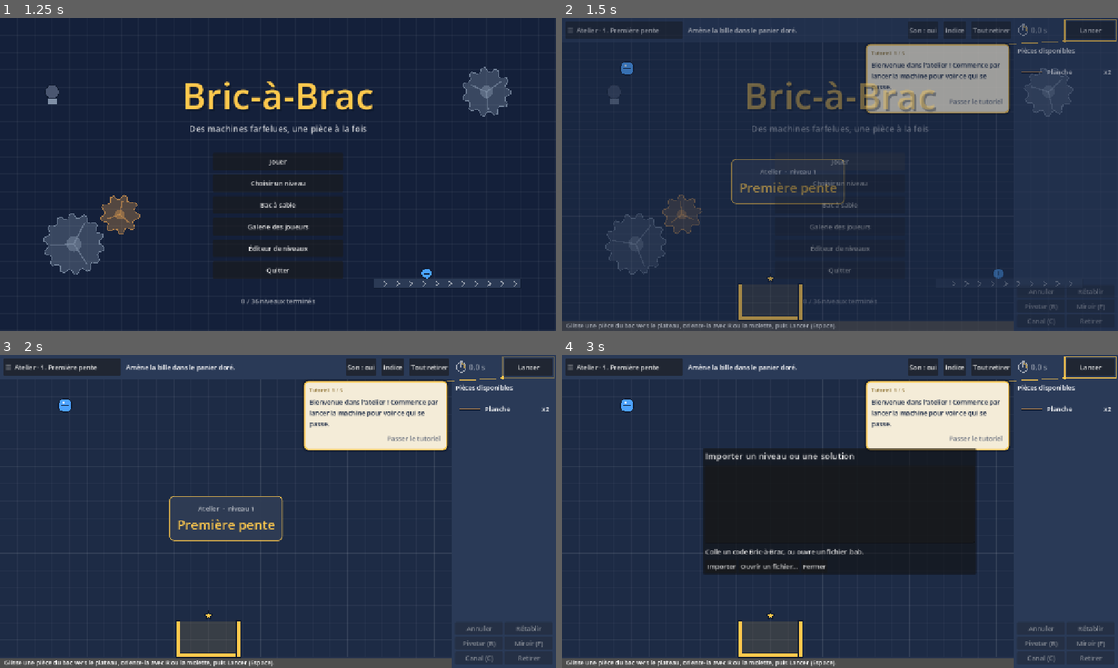
Above: before the commit, frames 1-4 (two rows, left to right).
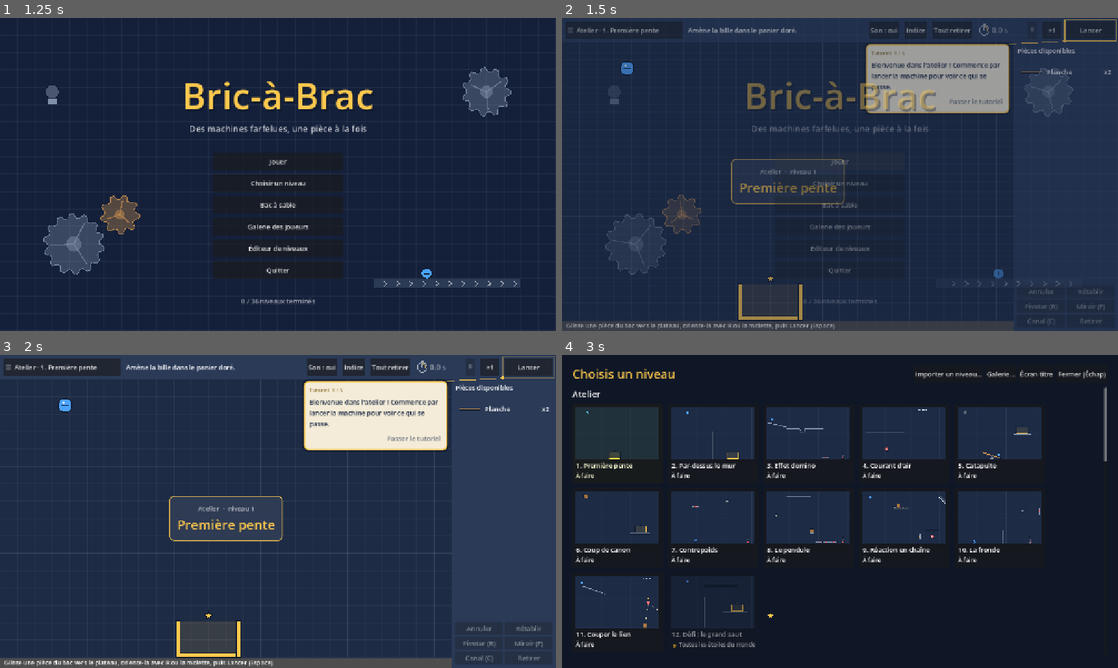
Above: after the commit, the same moments.

Repository: HackTechDev/bricabrac
Game: Godot game, scene res://scenes/main.tscn
The game is run twice, just before and just after one commit, with the same random seed, the same clock (stepped at 60 frames per second) and the same inputs.
Inputs (mouse positions are in pixels of both pictures, inside the frame that each line leads up to):
- Up to frame 1 (1.25 s): click (489, 30) at 0.5 s, where only the run after the commit has a clickable "×1"
- Up to frame 2 (1.5 s): click "Jouer" at 1.25 s
- Up to frame 3 (2 s): no input
- Up to frame 4 (3 s): click "☰ Atelier · 1. Première pente" at 2 s; click "Son : oui" at 2.75 s

Frame 1 is identical in both runs. In frame 2, 0.3% of the frame differs, in the area x 55-89%, y 1-6%; in frame 3, 1.2%; in frame 4, 70%, in the area x 0-100%, y 0-100%.

Commit message:
Simulation accélérée (×2, ×4) et pause
L'accélération multiplie les pas de physique par seconde sans changer leur
durée : le résultat est identique (vérifié sur les 36 solutions). La corde,
l'élastique et le vérificateur ne lisent plus la cadence du moteur. La pause
gèle le moteur physique et le plateau ; l'arrêt rend la cadence normale.

Co-Authored-By: Claude Opus 5.5 <noreply@anthropic.com>

Diff:
--- a/scripts/board.gd
+++ b/scripts/board.gd
@@ -5,6 +5,8 @@
 
 signal won
 signal inventory_changed
+## Lancement ou arrêt de la simulation.
+signal running_changed
 
 const SIZE := Vector2(1040, 640)
 const GRID := 10.0
@@ -365,6 +367,7 @@
 
 
 func _rebuild(run: bool) -> void:
+	var was_running := running
 	running = run
 	has_won = false
 	elapsed = 0.0
@@ -384,6 +387,8 @@
 				_make(entry)
 	if run:
 		_find_gear_pairs()
+	if run or was_running:
+		running_changed.emit()
 
 
 func _make(entry: Dictionary) -> Part:
--- a/scripts/main.gd
+++ b/scripts/main.gd
@@ -72,6 +72,11 @@
 var _level_select: LevelSelect
 var _run_button: Button
 var _clear_button: Button
+var _speed_button: Button
+var _pause_button: Button
+## Vitesse de la simulation (1, 2 ou 4), appliquée seulement pendant qu'elle tourne.
+var speed := 1
+var paused := false
 var _goal_label: Label
 var _status: Label
 var _bin: VBoxContainer
@@ -116,6 +121,7 @@
 	add_child(board)
 	board.won.connect(_on_won)
 	board.inventory_changed.connect(_refresh_bin)
+	board.running_changed.connect(_refresh_speed)
 	_rope_preview = Line2D.new()
 	_rope_preview.width = 2.5
 	_rope_preview.default_color = Color(RopePart.COLOR, 0.8)
@@ -326,6 +332,54 @@
 		_announce(shot)
 
 
+## Vitesse suivante : ×1, ×2, ×4, puis de nouveau ×1.
+func cycle_speed() -> void:
+	set_speed(2 if speed == 1 else 4 if speed == 2 else 1)
+
+
+func set_speed(value: int) -> void:
+	speed = value
+	_refresh_speed()
+
+
+func toggle_pause() -> void:
+	if board.running:
+		paused = not paused
+		_refresh_speed()
+
+
+func _exit_tree() -> void:
+	# Le moteur est global : on le rend tel qu'on l'a trouvé.
+	speed = 1
+	paused = false
+	Engine.time_scale = 1.0
+	Engine.physics_ticks_per_second = ProjectSettings.get_setting("physics/common/physics_ticks_per_second")
+	PhysicsServer2D.set_active(true)
+
+
+## Accélère la simulation sans changer son résultat : le moteur fait plus de pas par seconde,
+## mais chaque pas couvre toujours le même temps (1/120 s). En pause, le moteur physique et le
+## plateau sont gelés. À l'arrêt, tout revient à la normale pour l'interface.
+func _refresh_speed() -> void:
+	if not board.running:
+		paused = false
+	_pause_button.text = "▶" if paused else "⏸"
+	_pause_button.disabled = not board.running
+	_speed_button.text = "×%d" % speed
+	_apply_speed()
+
+
+func _apply_speed() -> void:
+	var base: int = ProjectSettings.get_setting("physics/common/physics_ticks_per_second")
+	var factor := speed if board.running and not paused else 1
+	Engine.time_scale = factor
+	Engine.physics_ticks_per_second = base * factor
+	Engine.max_physics_steps_per_frame = maxi(8, 4 * factor)
+	var frozen := board.running and paused
+	PhysicsServer2D.set_active(not frozen)
+	board.process_mode = Node.PROCESS_MODE_DISABLED if frozen else Node.PROCESS_MODE_INHERIT
+
+
 func toggle_run() -> void:
 	if replay_mode != "":
 		_finish_replay()
@@ -391,6 +445,10 @@
 			toggle_run()
 		KEY_M:
 			_toggle_sound()
+		KEY_P:
+			toggle_pause()
+		KEY_V:
+			cycle_speed()
 		KEY_TAB:
 			open_level_select()
 		KEY_G:
@@ -858,6 +916,18 @@
 
 	chrono = Chrono.new()
 	row.add_child(chrono)
+
+	_pause_button = Button.new()
+	_pause_button.focus_mode = Control.FOCUS_NONE
+	_pause_button.tooltip_text = "Met la simulation en pause, ou la reprend (P)"
+	_pause_button.pressed.connect(toggle_pause)
+	row.add_child(_pause_button)
+	_speed_button = Button.new()
+	_speed_button.focus_mode = Control.FOCUS_NONE
+	_speed_button.custom_minimum_size.x = 44
+	_speed_button.tooltip_text = "Vitesse de la simulation : ×1, ×2 ou ×4 (V)"
+	_speed_button.pressed.connect(cycle_speed)
+	row.add_child(_speed_button)
 
 	_run_button = Button.new()
 	_run_button.custom_minimum_size.x = 110
@@ -1060,6 +1130,7 @@
 
 func _refresh_controls() -> void:
 	_run_button.text = "Arrêter" if board.running else "Lancer"
+	_refresh_speed()
 	_clear_button.disabled = board.running
 	_gravity_button.visible = is_sandbox()
 	_wind_button.visible = is_sandbox()
--- a/scripts/parts/elastic_part.gd
+++ b/scripts/parts/elastic_part.gd
@@ -50,7 +50,8 @@
 	var force := STIFF * stretch + DAMP * maxf(rate, 0.0)
 	if force <= 0.0:
 		return
-	var impulse := force / Engine.physics_ticks_per_second
+	# Pas de physique, fixe même quand la simulation est accélérée.
+	var impulse := force * get_physics_process_delta_time()
 	for end in ends:
 		end.apply(impulse)
 
--- a/scripts/parts/rope_part.gd
+++ b/scripts/parts/rope_part.gd
@@ -179,7 +179,7 @@
 	if softness <= 0.0:
 		return
 	# Vitesse d'allongement autorisée : la corde peut se tendre, puis se rattrape si elle a trop cédé.
-	var dt := 1.0 / Engine.physics_ticks_per_second
+	var dt := get_physics_process_delta_time()  # Fixe, même en accéléré.
 	var allowed := -stretch / dt
 	if stretch > 0.0:
 		allowed = -minf(STIFFNESS * stretch / dt, MAX_CORRECTION)
--- a/scripts/verifier.gd
+++ b/scripts/verifier.gd
@@ -27,7 +27,7 @@
 			reason = "La solution pose une pièce là où elle n'a pas la place."
 	if reason == "":
 		board.start()
-		var ticks := int(TIMEOUT * Engine.physics_ticks_per_second)
+		var ticks := int(TIMEOUT * ProjectSettings.get_setting("physics/common/physics_ticks_per_second"))
 		for i in ticks:
 			await get_tree().physics_frame
 			if board.has_won:
--- a/tests/test_ui.gd
+++ b/tests/test_ui.gd
@@ -94,6 +94,7 @@
 	await _test_editor_physics()
 	await _test_gallery()
 	await _test_challenges()
+	await _test_speed()
 
 	_finish("INTERFACE OK")
 
@@ -1024,3 +1025,43 @@
 	main.open_level_select()
 	main.completed = saved_completed
 	main.bonuses = saved_bonuses
+
+
+## Vitesse ×1/×2/×4 et pause : l'accélération ne change pas le résultat (même temps de victoire),
+## la pause gèle la simulation, et l'arrêt rend au moteur sa cadence normale.
+func _test_speed() -> void:
+	var board: Board = main.board
+	var times: Array[float] = []
+	for value: int in [1, 4]:
+		main.load_level(0)
+		await _steps(2)
+		board.clear_placed()
+		board.apply_layout(main.levels[0].solution)
+		main.set_speed(value)
+		main.toggle_run()
+		_check("vitesse ×%d : moteur à %d pas par seconde" % [value, 120 * value],
+				Engine.physics_ticks_per_second == 120 * value and Engine.time_scale == value)
+		for i in 1200:
+			await physics_frame
+			if board.has_won:
+				break
+		times.append(board.elapsed)
+	_check("vitesse : même victoire en ×1 et ×4 (%.3f / %.3f s)" % times, times[0] == times[1] and times[0] > 0.0)
+	main.cycle_speed()
+	_check("vitesse : ×4 puis ×1", main.speed == 1 and main._speed_button.text == "×1")
+	main.toggle_run()
+	board.clear_placed()
+	main.toggle_run()
+	await _steps(10)
+	main.toggle_pause()
+	var at := board.elapsed
+	await _steps(30)
+	_check("pause : le temps est figé", main.paused and board.elapsed == at)
+	main.toggle_pause()
+	await _steps(30)
+	_check("pause : reprise", not main.paused and board.elapsed > at)
+	main.toggle_pause()
+	main.toggle_run()
+	_check("arrêt : fin de la pause et cadence normale", not main.paused
+			and Engine.physics_ticks_per_second == 120 and Engine.time_scale == 1.0)
+	board.clear_placed()
Not shown, changed: IMPROVEMENTS.md
Not shown, changed: TUTORIAL.md
